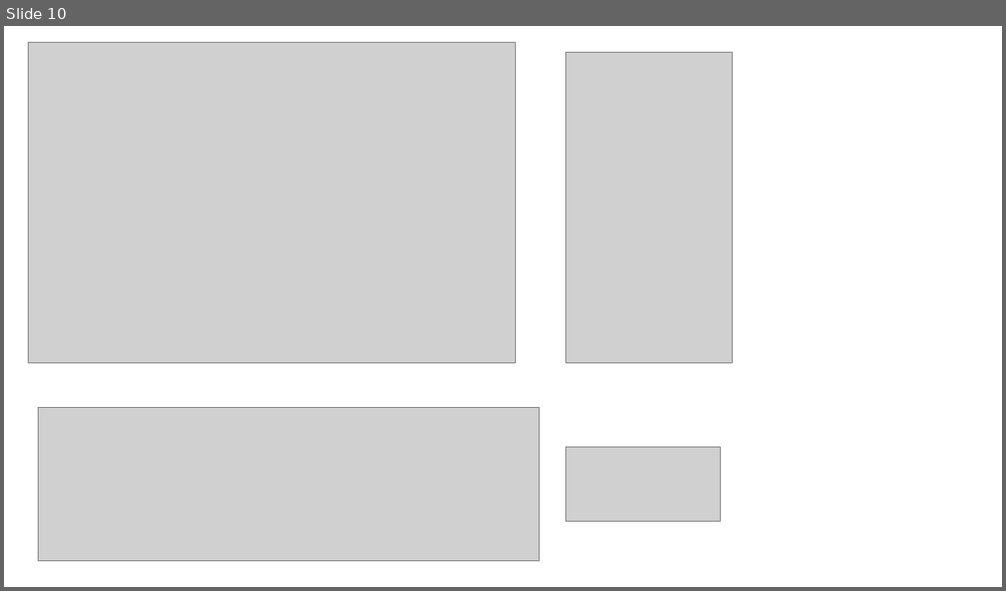
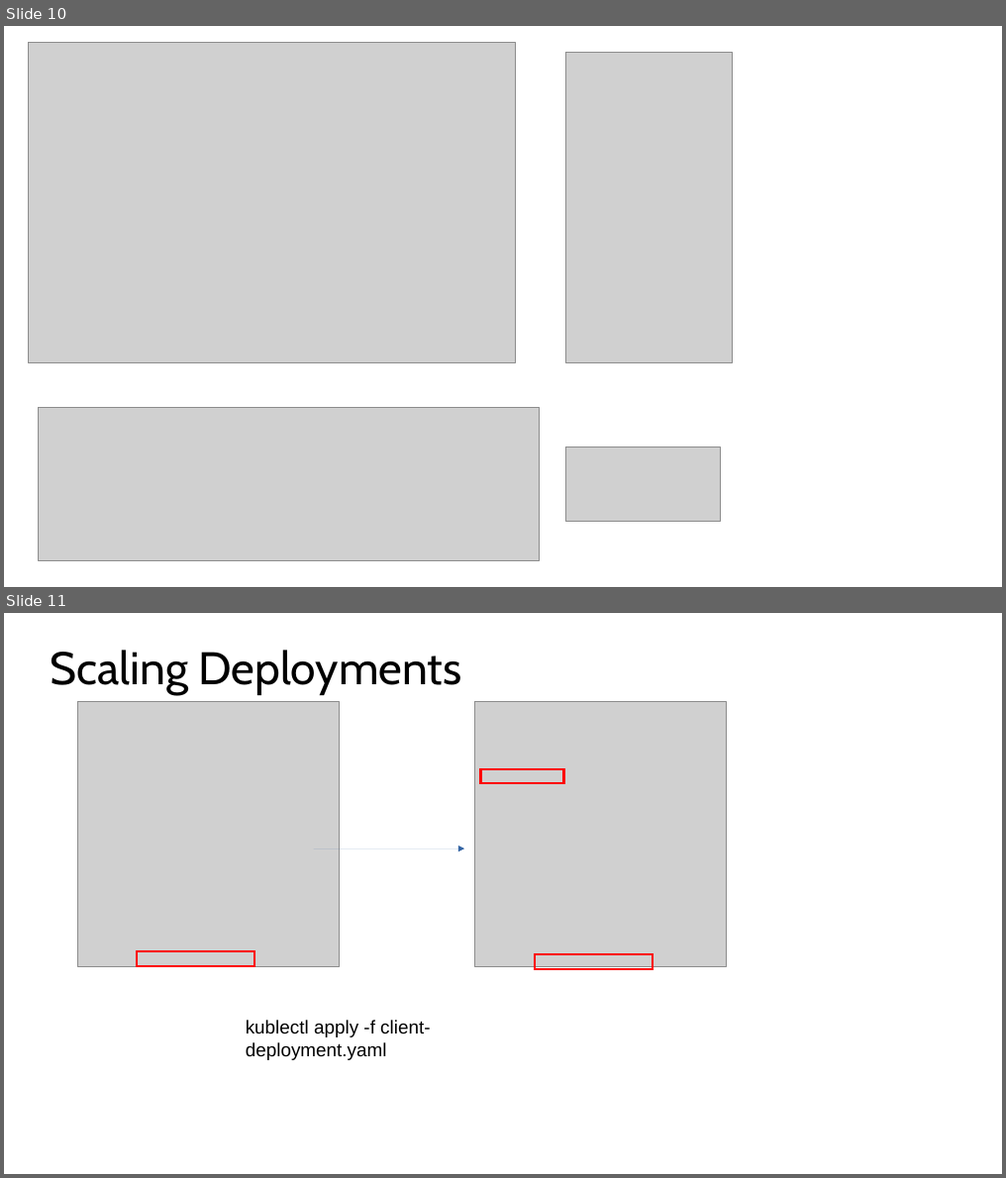
Before and after one commit to EnriqueEP81/kubernetes-tutorial, a slide deck: 13.maintainingSetContainers.pptx. Shown one above the other, each under a label of ours: slide 10 before the commit, slides 10 and 11 after it. The pictures are 1006x591 and 1006x1178 pixels, drawn with LibreOffice and Linux fonts; fonts in the diff are those of the drawing; grey boxes stand for pictures. Boxes give left, top, right and bottom in pixels: in the first picture for what was removed or moved away, otherwise in the second. Text is boxed around its words. In the diff, an @@ line names an element or a change of style, - is before the commit and + after.

Commit message:
more and more deployments

```diff
--- a/13.maintainingSetContainers.pptx
+++ b/13.maintainingSetContainers.pptx
@@ slide 11 added at [4,613,1002,1174], background #FFFFFF @@
@@ title added at [50,650,462,695], 44 pt, text #000000 @@
+Scaling Deployments
@@ picture added at [77,701,339,966] @@
@@ picture added at [475,701,726,966] @@
@@ rectangle added at [481,768,564,783], outline #FF0000 2 pt @@
@@ arrow added from (313, 849) to (464, 849), #3465A4 0 pt @@
@@ rectangle added at [137,953,254,967], outline #FF0000 2 pt @@
@@ rectangle added at [535,956,652,970], outline #FF0000 2 pt @@
@@ text added at [246,1020,430,1060], 18 pt, text #000000 @@
+kublectl apply -f client-deployment.yaml
```
Also in this commit, not shown: 6 slides changed, 1 slide removed, 2 other files.
